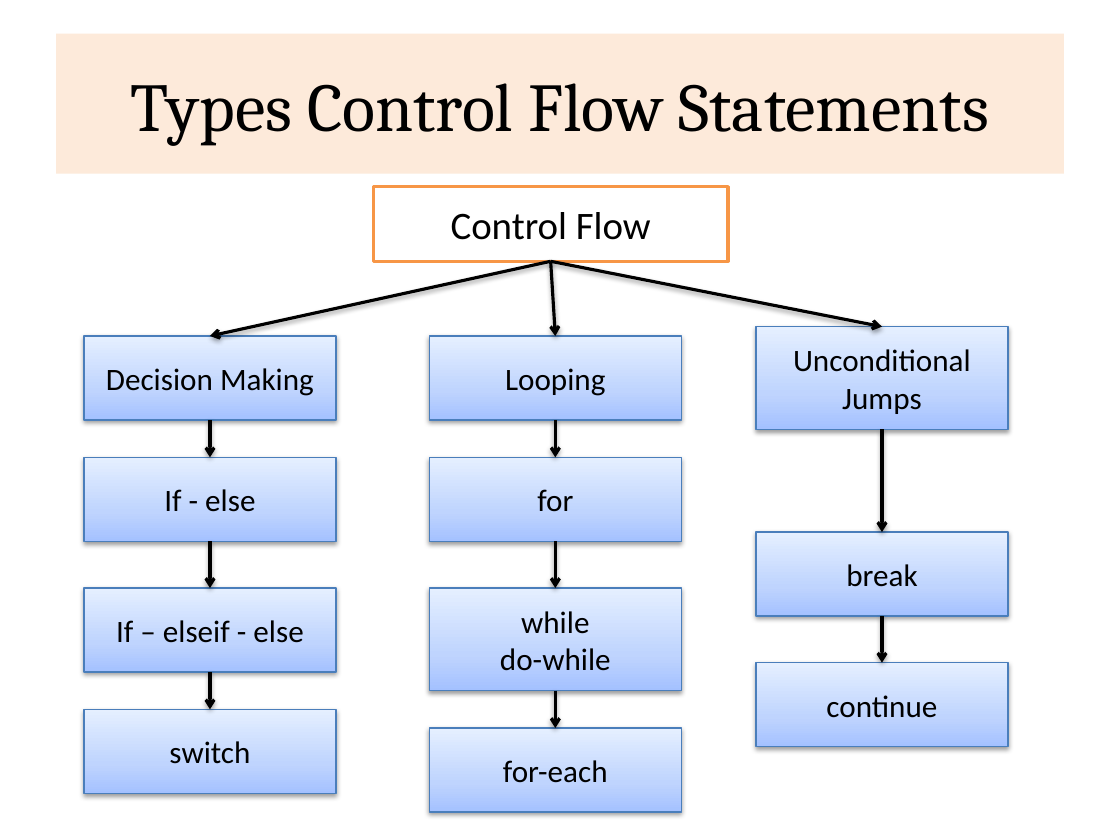
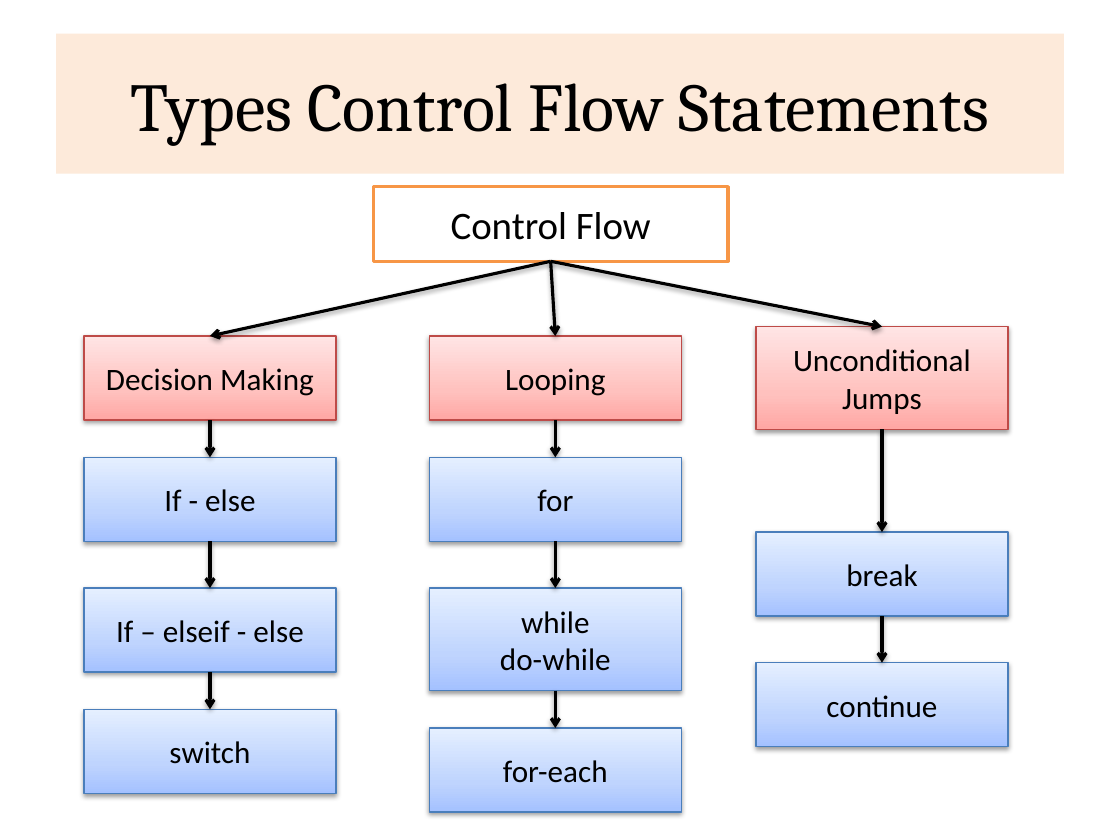
Before and after one commit to rajasekaran36/CS8392-OOPS, a slide deck: slide 3 of Presentations/Unit 1/CS8392-U1-10-ControlFlow_Decision.pptx. Drawn at 1120x840 pixels with LibreOffice and Linux fonts; fonts in the diff are those of the drawing. Boxes give left, top, right and bottom in pixels: in the first picture for what was removed or moved away, otherwise in the second. Text is boxed around its words. In the diff, an @@ line names an element or a change of style, - is before the commit and + after.

```diff
--- a/Presentations/Unit 1/CS8392-U1-10-ControlFlow_Decision.pptx
+++ b/Presentations/Unit 1/CS8392-U1-10-ControlFlow_Decision.pptx
@@ fill gradient #A4C4FF to #BFD4FF to #E6EEFF to gradient #FFA6A5 to #FFC0BF to #FFE7E7; outline #4B7EBC 0.75 pt to #BF4C48 0.75 pt in 3 elements at (x1=84, y1=336, x2=336, y2=420), (x1=429, y1=336, x2=681, y2=420), (x1=756, y1=327, x2=1008, y2=430) @@
```
Also in this commit, not shown: 2 other slides changed, 24 slides added, 2 other files.
